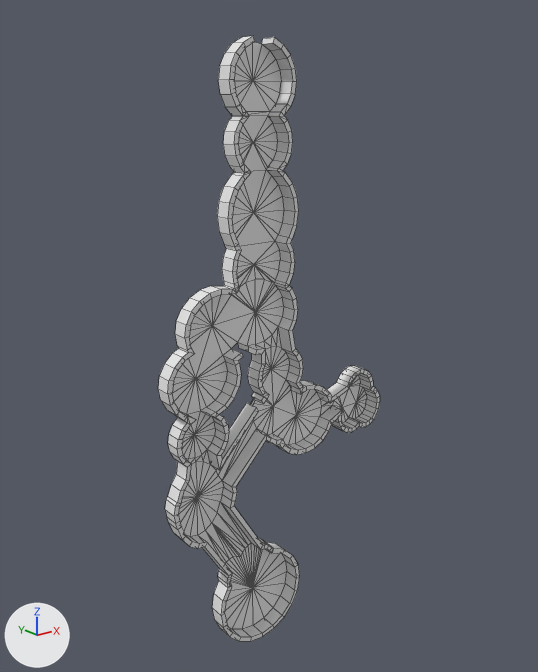
An edit to the FBX model Assets/Models/Levels/tutorial.fbx, drawn before and after from the same camera.
Camera for both pictures: a 50 mm camera at (-2.76, -3.42, 2.43) aimed at (-0.03, 0.0, 1.07). Lighting does not change. The marker at lower left points along +X, +Y and +Z. Mesh edges are drawn as thin lines. Where no turn or scale is listed for an object, it has been applied to the vertices. Vertices at the same position are counted once.

The older version as bpy lines, for what is in view:
```python
me_funnel_island_floors = bpy.data.meshes.new('Funnel_Island_Floors')
me_funnel_island_floors.from_pydata(...)  # 66 vertices, 68 faces; spans x -0.366..0.084, y 0.0, z 1.395..2.748
me_funnel_island_floors.materials.append(mat_lushfloor2_001)  # white #e7e7e7
me_funnel_island_walls = bpy.data.meshes.new('Funnel_Island_Walls')
me_funnel_island_walls.from_pydata(...)  # 212 vertices, 230 faces; spans x -0.396..0.114, y -0.1..0.0, z 1.395..2.767
me_funnel_island_walls.materials.append(mat_lushfloor2_001)  # white #e7e7e7
me_mainland_floors = bpy.data.meshes.new('Mainland_Floors')
me_mainland_floors.from_pydata(...)  # 210 vertices, 257 faces; spans x -0.79..0.86, y 0.0, z -0.98..1.44
me_mainland_floors.materials.append(mat_lushfloor2)  # white #e7e7e7
ob_funnel_island_floors = bpy.data.objects.new('Funnel_Island_Floors', me_funnel_island_floors)
ob_funnel_island_floors.location = (0.0, 0.0, 0.0)
ob_funnel_island_walls = bpy.data.objects.new('Funnel_Island_Walls', me_funnel_island_walls)
ob_funnel_island_walls.location = (0.0, 0.0, 0.0)
ob_mainland_floors = bpy.data.objects.new('Mainland_Floors', me_mainland_floors)
ob_mainland_floors.location = (0.0, 0.0, 0.0)
# also in view: 'Mainland_Walls' at (0.04, -0.05, 0.22)
```
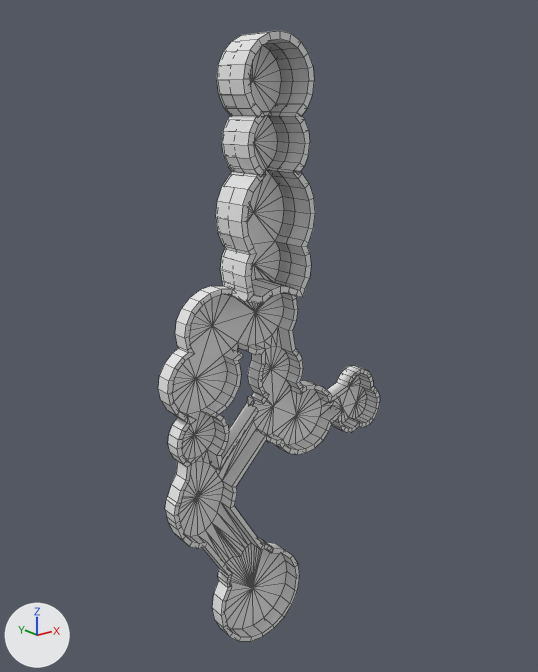
Location of each change, [x1, y1, x2, y2] in pixels of the pictures (538 x 672 px):
'Mainland_Floors', reshaped: before [172, 279, 367, 629]; after [172, 293, 367, 629]
'Funnel_Island_Floors', reshaped: before [232, 42, 284, 287]; after [216, 30, 315, 304]
part 1 of me_mainland_floors, built on: before [212, 399, 255, 470]; after [212, 396, 255, 470]
part 2 of me_funnel_island_floors, added: after [216, 30, 315, 304]
'Funnel_Island_Walls', unchanged, covered by the edit: before [217, 36, 299, 291]; after [265, 43, 295, 285]

The change, as a diff of the scene's bpy script:
```diff
--- a/Assets/Models/Levels/tutorial.fbx.py
+++ b/Assets/Models/Levels/tutorial.fbx.py
@@ me_mainland_floors @@
 # used by ob_mainland_floors; location = (0.0, 0.0, 0.0)
-me_mainland_floors.from_pydata(...)  # 210 vertices, 257 faces; spans x -0.79..0.86, y 0.0, z -0.98..1.44
+me_mainland_floors.from_pydata(...)  # 218 vertices, 265 faces; spans x -0.79..0.86, y 0.0, z -0.98..1.44
+# me_mainland_floors part 1
+# 2 faces are deleted
+# 5 vertices are added at (-0.19, 0.0, 0.64), (-0.15, 0.0, 0.68), (-0.2, 0.0, 0.67), (-0.17, 0.0, 0.71), (-0.2, 0.0, 0.71)
+# 7 new faces join them
 me_mainland_floors.materials.append(mat_lushfloor2)
@@ me_funnel_island_floors @@
 # used by ob_funnel_island_floors; location = (0.0, 0.0, 0.0)
-me_funnel_island_floors.from_pydata(...)  # 66 vertices, 68 faces; spans x -0.366..0.084, y 0.0, z 1.395..2.748
+me_funnel_island_floors.from_pydata(...)  # 252 vertices, 316 faces; spans x -0.406..0.124, y -0.235..0.0, z 1.347..2.788
+# me_funnel_island_floors part 2
+# 70 vertices are added at x -0.393..0.111, y -0.235..0.0, z 1.347..2.788
+# 62 new vertices lie (0.0, -0.235, 0.0) away from vertices in x -0.366..0.084, y 0.0, z 1.395..2.748
+# 8 new vertices lie (-0.04, 0.0, 0.0) away from vertices in x -0.366..-0.316, y -0.235..0.0, z 1.53..2.548
+# 8 new vertices lie (0.04, 0.0, 0.0) away from vertices in x 0.034..0.084, y -0.235..0.0, z 1.53..2.548
+# 38 new vertices lie (0.0, 0.235, 0.0) away from vertices in x -0.393..0.111, y -0.235, z 1.347..2.788
+# 248 new faces join them
 me_funnel_island_floors.materials.append(mat_lushfloor2_001)
```
